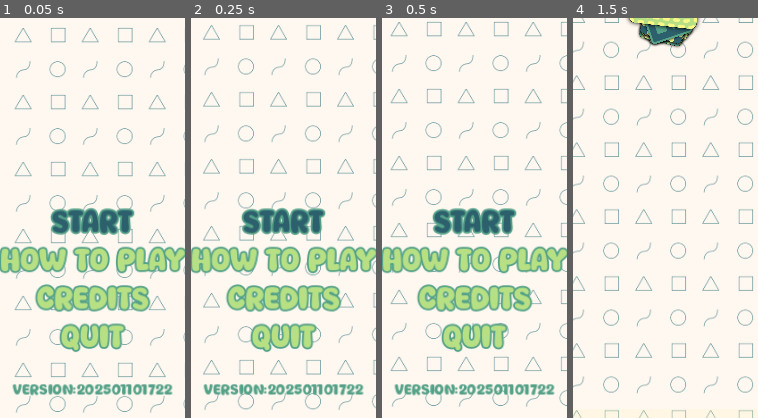
Above: before the commit, frames 1-4 (left to right).
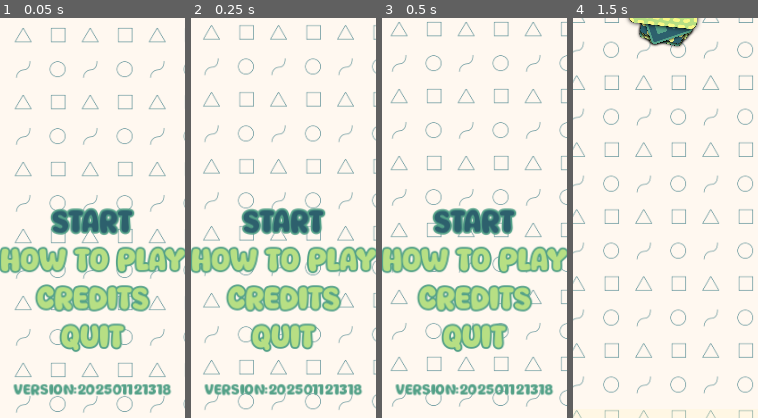
Above: after the commit, the same moments.

Repository: magopian/rummager
Game: Godot game, scene res://start_menu.tscn
Same seed, same stepped clock (60 frames per second), same inputs: the game is played once before the commit and once after it. Sound files missing from this copy of the repository are replaced by a short silence.
Inputs:
- Up to frame 1 (0.05 s): no input
- Up to frame 2 (0.25 s): no input
- Up to frame 3 (0.5 s): no input
- Up to frame 4 (1.5 s): click "START" at 0.5 s; click "Let's go!" at 1.25 s
The pictures show only the part of the screen within x 25-75%, y 50-100%; the shares and areas given below are measured in that part.

The runs differ from the first frame. In frame 1, 1.4% of the frame differs, in the area x 6-94%, y 91-95%; in frame 2, 1.4%; in frame 3, 1.4%; in frame 4, nothing differs.

Commit message:
Bump version number

Diff:
--- a/project.godot
+++ b/project.godot
@@ -11,7 +11,7 @@
 [application]
 
 config/name="Rummager"
-config/version="202501101722"
+config/version="202501121318"
 run/main_scene="res://start_menu.tscn"
 config/features=PackedStringArray("4.3", "Mobile")
 boot_splash/image="res://assets/boot_splash.png"
Not shown, changed: export_presets.cfg
